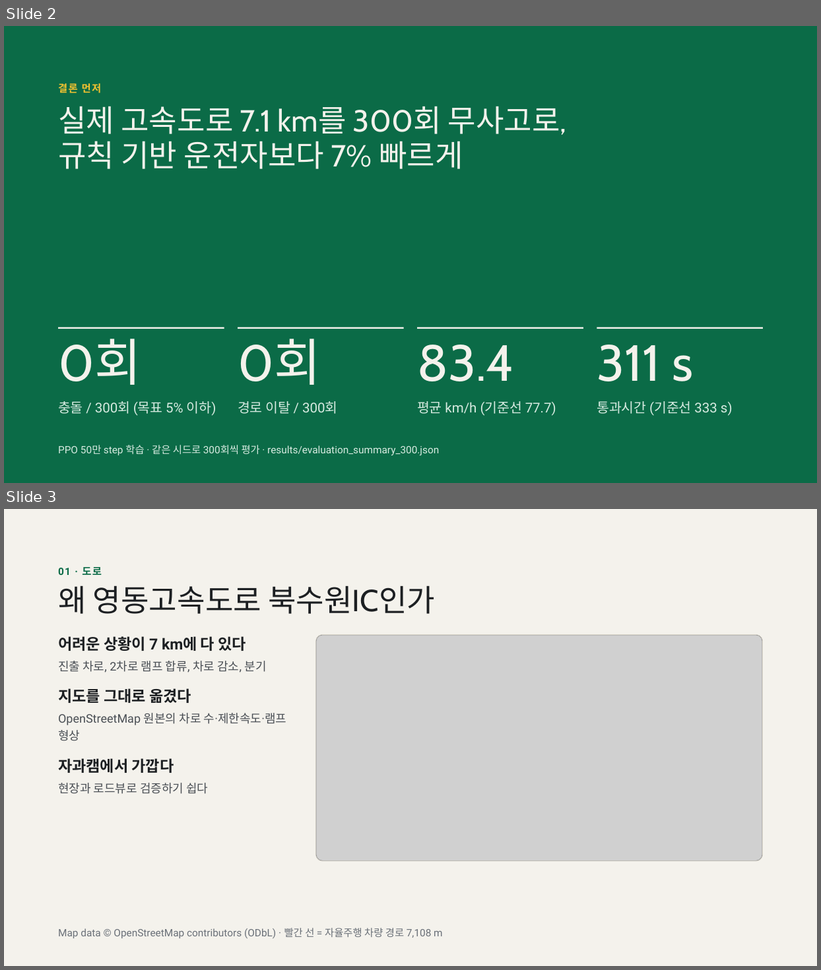
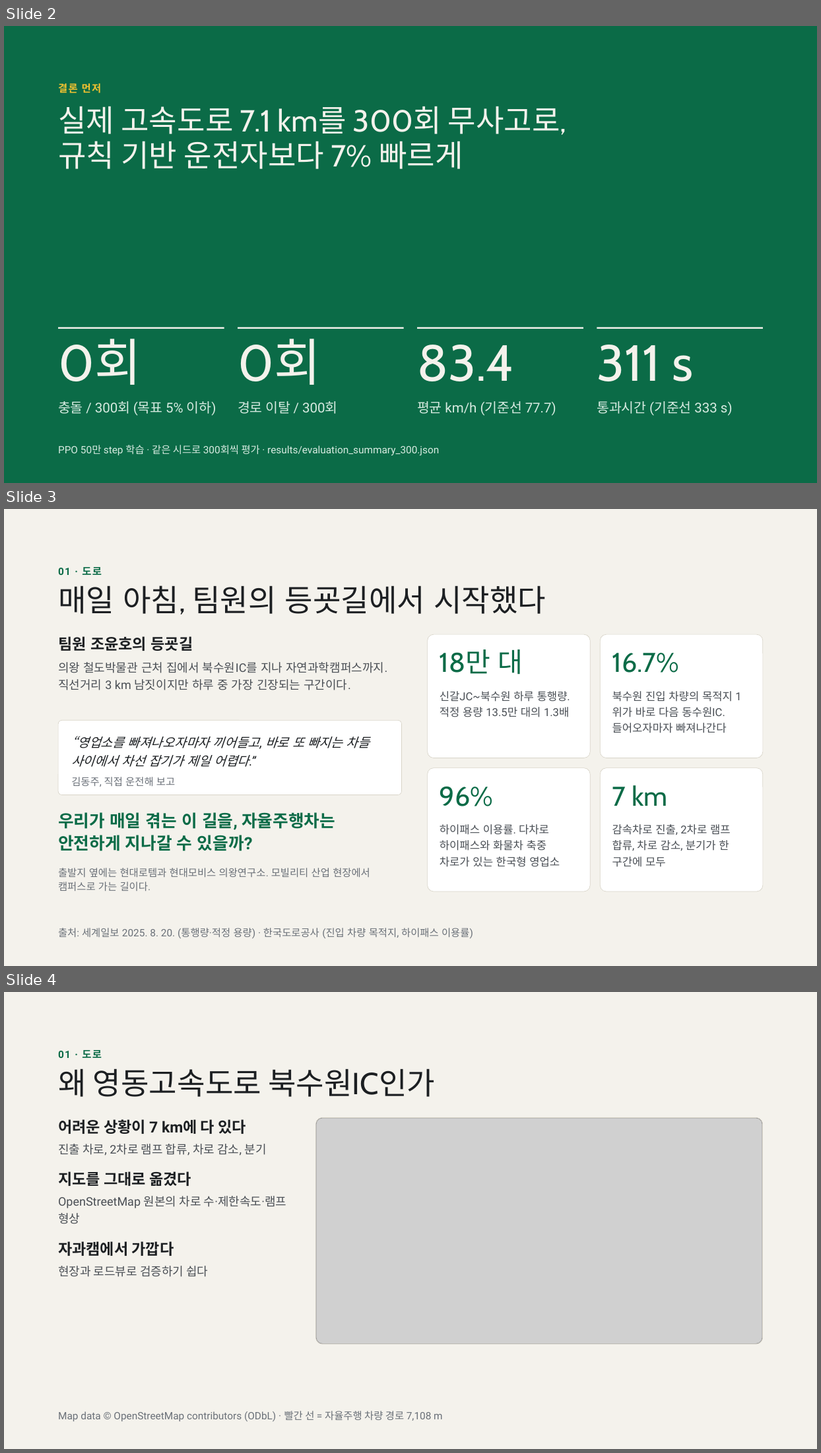
Before and after one commit to kiisophii/sumo-yeongdong-bukwon-av, a slide deck: docs/team14_발표.pptx. Shown one above the other, each under a label of ours: slides 2 and 3 before the commit, slides 2, 3 and 4 after it. The pictures are 821x970 and 821x1453 pixels, drawn with LibreOffice and Linux fonts; fonts in the diff are those of the drawing; grey boxes stand for pictures. Boxes give left, top, right and bottom in pixels: in the first picture for what was removed or moved away, otherwise in the second. Text is boxed around its words. In the diff, an @@ line names an element or a change of style, - is before the commit and + after.

```diff
--- a/docs/team14_발표.pptx
+++ b/docs/team14_발표.pptx
@@ slide 3 added at (4,509,817,966), background #F4F2EC @@
@@ text added at (58,567,102,575), 12 pt, text #0B6B47, bold @@
+01 · 도로
@@ title added at (58,586,546,615), 36 pt, text #1C1F22 @@
+매일 아침, 팀원의 등굣길에서 시작했다
@@ text added at (58,636,193,651), 18 pt, text #1C1F22, bold @@
+팀원 조윤호의 등굣길
@@ rounded rectangle added at (427,634,590,758), fill #FFFFFF, outline #D8D4C8 0.5 pt @@
@@ rounded rectangle added at (601,634,764,758), fill #FFFFFF, outline #D8D4C8 0.5 pt @@
@@ text added at (58,662,387,691), 14 pt, text #4A4F55 @@
+의왕 철도박물관 근처 집에서 북수원IC를 지나 자연과학캠퍼스까지. 직선거리 3 km 남짓이지만 하루 중 가장 긴장되는 구간이다.
@@ text added at (440,650,523,675), 32 pt, text #0B6B47 @@
+18만 대
@@ text added at (613,653,679,673), 32 pt, text #0B6B47 @@
+16.7%
@@ text added at (440,691,570,718), 13 pt, text #4A4F55 @@
+신갈JC~북수원 하루 통행량. 적정 용량 13.5만 대의 1.3배
@@ text added at (613,691,733,733), 13 pt, text #4A4F55 @@
+북수원 진입 차량의 목적지 1위가 바로 다음 동수원IC. 들어오자마자 빠져나간다
@@ rounded rectangle added at (58,721,402,795), fill #FFFFFF, outline #D8D4C8 0.5 pt @@
@@ text added at (71,736,370,787), 15 pt, text #1C1F22, italic @@
+“영업소를 빠져나오자마자 끼어들고, 바로 또 빠지는 차들 사이에서 차선 잡기가 제일 어렵다.”
+김동주, 직접 운전해 보고
@@ rounded rectangle added at (427,768,590,892), fill #FFFFFF, outline #D8D4C8 0.5 pt @@
@@ rounded rectangle added at (601,768,764,892), fill #FFFFFF, outline #D8D4C8 0.5 pt @@
@@ text added at (613,786,667,806), 32 pt, text #0B6B47 @@
+7 km
@@ text added at (440,786,493,807), 32 pt, text #0B6B47 @@
+96%
@@ text added at (58,813,335,852), 20 pt, text #0B6B47, bold @@
+우리가 매일 겪는 이 길을, 자율주행차는 안전하게 지나갈 수 있을까?
@@ text added at (440,824,560,867), 13 pt, text #4A4F55 @@
+하이패스 이용률. 다차로 하이패스와 화물차 축중 차로가 있는 한국형 영업소
@@ text added at (613,824,731,867), 13 pt, text #4A4F55 @@
+감속차로 진출, 2차로 램프 합류, 차로 감소, 분기가 한 구간에 모두
@@ text added at (58,868,370,891), 12 pt, text #6A7078 @@
+출발지 옆에는 현대로템과 현대모비스 의왕연구소. 모빌리티 산업 현장에서 캠퍼스로 가는 길이다.
@@ text added at (58,928,473,939), 12 pt, text #6A7078 @@
+출처: 세계일보 2025. 8. 20. (통행량·적정 용량) · 한국도로공사 (진입 차량 목적지, 하이패스 이용률)
@@ what was slide 3 is now slide 4 @@
```
